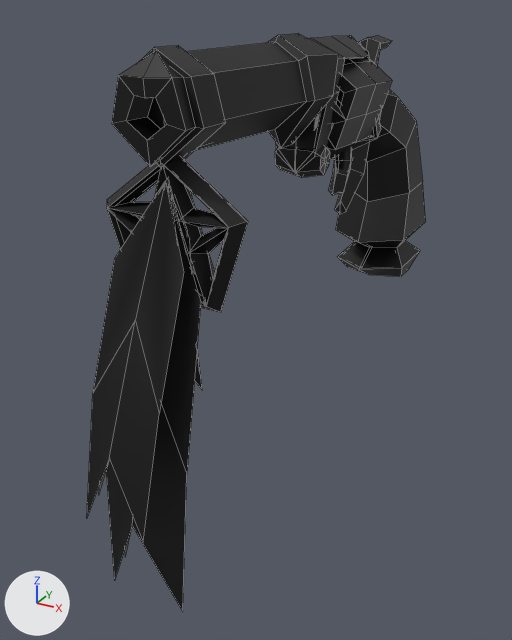
One commit to the FBX model Assets/3DModels/Witchgun/WitchGun.fbx: the scene before it, then after it.
Camera for both pictures: a 50 mm camera at (0.61, -1.733, 0.032) aimed at (-0.063, -0.51, -0.58). Arrows for +X, +Y and +Z are at lower left; the lights stay in place. The first picture is the older version. Mesh edges are drawn as thin lines. Where no turn or scale is listed for an object, it has been applied to the vertices. Vertices at exactly the same position are counted once.

Names of what the first picture shows: 'Barrel', 'Cylinder', 'Cylinder.001', 'Feathers', 'Handle', 'Trigger' and 1 more.
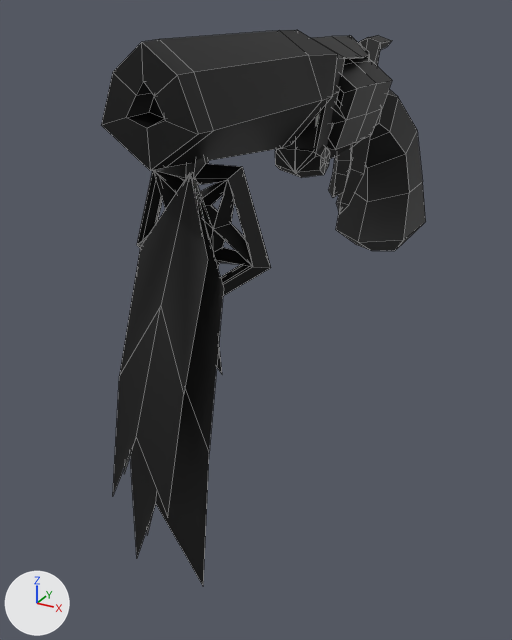
The newer file is also turned or shifted as a whole; pictures and numbers use the older file's frame.

Pixel boxes (x1, y1, x2, y2) of what changed, in the pictures (512 x 640 px; the box of a moved part takes in the faces that stretch with it):
'Feathers', moved
    before: (87, 180, 202, 611)
    after: (113, 173, 224, 585)
'Barrel', reshaped
    before: (112, 33, 368, 168)
    after: (101, 30, 368, 171)
'Handle', reshaped (11% shorter)
    before: (275, 35, 426, 277)
    after: (275, 35, 426, 251)
'Cylinder.001', deleted
    before: (107, 156, 248, 312)
'Charm', added
    after: (137, 157, 271, 296)
'Trigger', reshaped
    before: (328, 142, 370, 214)
    after: (329, 135, 371, 214)
part 1 of me_cube_009, moved or reshaped
    before: (328, 150, 351, 214)
    after: (329, 147, 351, 214)
part 2 of me_cube_005, built on
    before: (112, 33, 341, 168)
    after: (101, 30, 341, 171)
part 4 of me_cube_008, moved or reshaped
    both: (329, 35, 423, 202)
part 5 of me_cube_008, cut back
    before: (338, 223, 424, 277)
    after: (338, 223, 424, 251)

Patch to the scene script:
```diff
--- a/Assets/3DModels/Witchgun/WitchGun.fbx.py
+++ b/Assets/3DModels/Witchgun/WitchGun.fbx.py
@@ me_cube_005 @@
-me_cube_005.from_pydata(...)  # 176 vertices, 182 faces; spans x -0.082..0.082, y -0.459..0.277, z -0.002..0.257
+me_cube_005.from_pydata(...)  # 126 vertices, 124 faces; spans x -0.086..0.086, y -0.459..0.277, z -0.002..0.263
+# me_cube_005 part 2
+# 82 vertices are removed from x -0.072..0.072, y -0.459..-0.071, z 0.088..0.25
+# 100 faces are deleted
+# 13 vertices in x -0.075..0.075, y -0.003..0.026, z 0.068..0.237 move by (0.0, -0.004, 0.0)
+# 5 vertices in x -0.074..0.074, y 0.011..0.021, z 0.103..0.218 move by (0.0, -0.005, 0.0)
+# 27 vertices move from x -0.082..0.082, y -0.45..0.025, z 0.058..0.257 to x -0.086..0.086, y -0.45..0.022, z 0.058..0.263
+# 32 vertices are added at x -0.084..0.084, y -0.459..-0.415, z 0.087..0.26
+# 16 new faces join them, mat_material (white #e7e7e7)
+# 26 new faces join them, mat_material_001 (black #000000)
 me_cube_005.materials.append(mat_material)
@@ me_cube_008 @@
-me_cube_008.from_pydata(...)  # 218 vertices, 221 faces; spans x -0.095..0.095, y -0.55..0.17, z -0.198..0.421
+me_cube_008.from_pydata(...)  # 194 vertices, 192 faces; spans x -0.095..0.095, y -0.55..0.17, z -0.126..0.421
+# me_cube_008 part 4: 25 vertices moved from x -0.077..0.077, y -0.295..0.024, z 0.125..0.309 to x -0.079..0.079, y -0.295..0.038, z 0.11..0.308
+# me_cube_008 part 5: 30 vertices removed from x -0.092..0.092, y -0.143..0.144, z -0.198..-0.116; 6 vertices added at x -0.055..0.055, y -0.062..0.062, z -0.126
 me_cube_008.materials.append(mat_material)
@@ me_cube_006 @@
-me_cube_006.from_pydata(...)  # 50 vertices, 24 faces; spans x -0.082..0.082, y -0.183..0.025, z -0.699..-0.001
+me_cube_006.from_pydata(...)  # 50 vertices, 24 faces; spans x -0.082..0.082, y -0.119..0.088, z -0.699..-0.001
+# me_cube_006 part 3: the whole mesh is moved by (0.0, 0.063, 0.0)
 me_cube_006.materials.append(mat_material)
@@ me_cube_009 @@
-me_cube_009.from_pydata(...)  # 60 vertices, 67 faces; spans x -0.028..0.028, y -0.086..0.087, z -0.156..0.033
+me_cube_009.from_pydata(...)  # 56 vertices, 56 faces; spans x -0.028..0.028, y -0.082..0.087, z -0.157..0.033
+# me_cube_009 part 1: 8 vertices moved from x -0.019..0.019, y -0.066..-0.029, z -0.156..-0.095 to x -0.019..0.019, y -0.065..-0.02, z -0.157..-0.095; 16 vertices removed from x -0.008..0.002, y -0.086..0.0, z -0.102..0.008; 12 vertices added at x 0.0, y -0.082..0.004, z -0.108..0.008
 me_cube_009.materials.append(mat_material)
@@ ob_cylinder_001 @@
-ob_cylinder_001 = bpy.data.objects.new('Cylinder.001', me_cylinder_003)
@@ ob_charm @@
+ob_charm = bpy.data.objects.new('Charm', me_cylinder_002_1)  # 148 vertices, 188 faces; spans x -0.129..0.129, y -0.024..0.024, z -0.267..0.007; in mat_material (white #e7e7e7), mat_material_001 (black #000000)
+ob_charm.location = (0.0, -0.81, -0.162)
```
